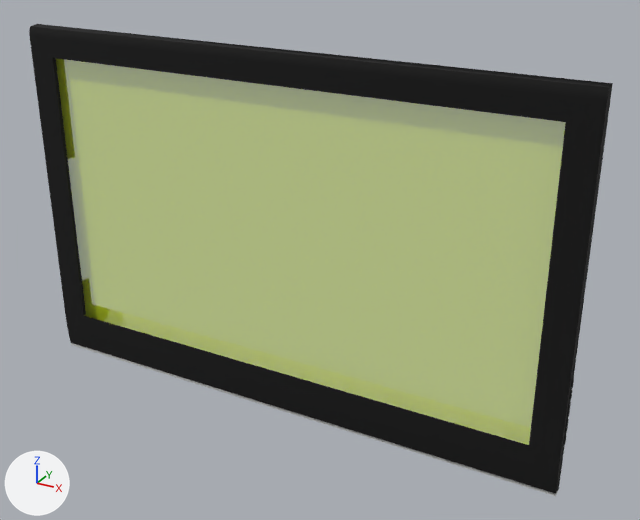
One commit to the COLLADA model ImPro/ImProApps/model/improTablet.dae: the scene before it, then after it.
Camera for both pictures: a 50 mm camera at (0.654, -1.076, 0.524) aimed at (0.048, 0.026, -0.027). Arrows for +X, +Y and +Z are at lower left; the lights stay in place.

The older version as bpy lines, for what is in view:
```python
mat_material_4 = principled_material('material_4')
mat_material_4.base_color = (0.708, 0.888, 0.0137)  # yellow #dbf21f
mat_material_4.roughness = 0.9
mat_material_4.alpha = 0.549
me_sketchup = bpy.data.meshes.new('SketchUp')
me_sketchup.from_pydata(...)  # 490 vertices, 940 faces; spans x -0.465..0.456, y -0.019..0.04, z -0.294..0.295
# faces by material slot: [272, 553, 44, 68, 3]
me_sketchup.materials.append(mat_material_0)  # black #000000
me_sketchup.materials.append(mat_material_1)  # black #232323
me_sketchup.materials.append(mat_material_2)  # white #ffffff
me_sketchup.materials.append(mat_material_3)  # light grey #c0c0c0
me_sketchup.materials.append(mat_material_4)  # yellow #dbf21f
ob_sketchup = bpy.data.objects.new('SketchUp', me_sketchup)
ob_sketchup.location = (0.0, 0.0, 0.0)
```
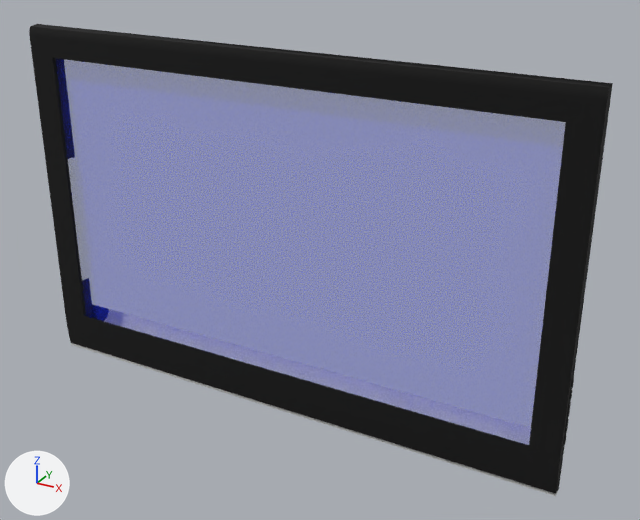
Pixel boxes [x1, y1, x2, y2] of what changed, in the pictures (640 x 520 px):
'SketchUp', recoloured, surface changed
    both: [53, 56, 568, 448]

Edits to the bpy script that builds the scene:
```text
Change mat_material_4:
    mat_material_4.base_color: (0.708, 0.888, 0.0137) -> (0.0, 0.0232, 0.888)  # yellow #dbf21f -> blue #002af2
    mat_material_4.alpha: 0.549 -> 0.4
```
